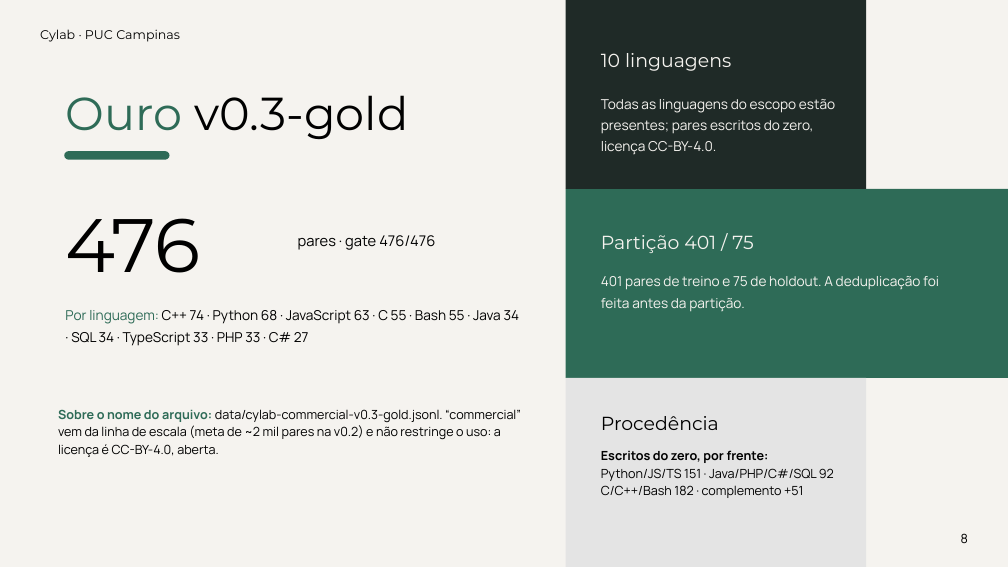
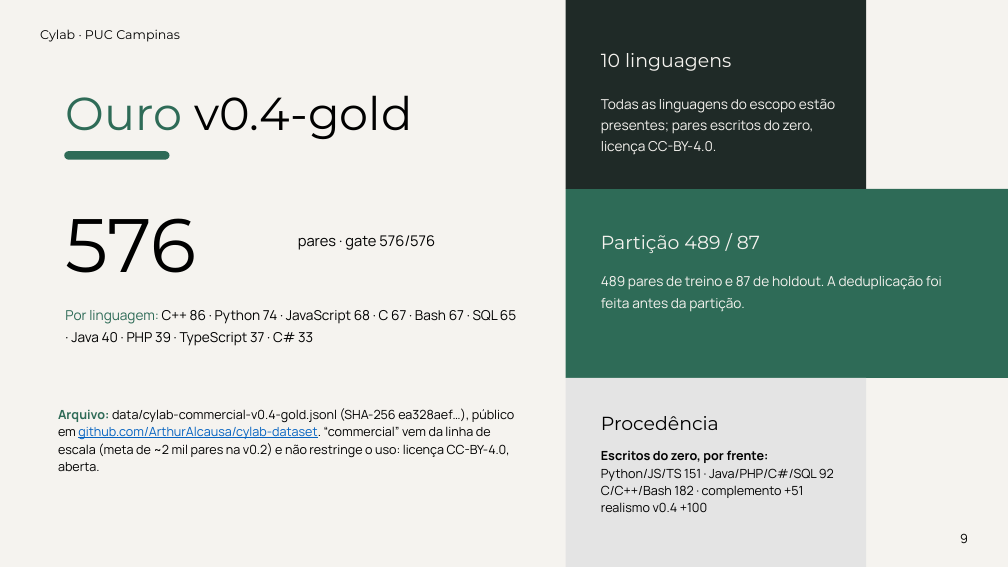
Before and after one commit to ArthurAlcausa/cylab-dataset, a slide deck: slide 9 of seminar/CYLAB_SEMINARIO_PUC.pptx (slide 8 before the commit). Drawn at 1008x567 pixels with LibreOffice and Linux fonts; fonts in the diff are those of the drawing. Boxes give left, top, right and bottom in pixels: in the first picture for what was removed or moved away, otherwise in the second. Text is boxed around its words. In the diff, an @@ line names an element or a change of style, - is before the commit and + after.

Commit message:
seminar: slides PUC v0.4-gold (576 pares, metodologia, diagrama)
Atualiza PPTX+PDF do seminário: v0.4-gold, slide de metodologia,
funil +100 realismo, arquitetura com logos sem banner FINAL.

```diff
--- a/seminar/CYLAB_SEMINARIO_PUC.pptx
+++ b/seminar/CYLAB_SEMINARIO_PUC.pptx
@@ text at bbox=[65, 95, 412, 139]: text changed @@
-Ouro v0.3-gold
+Ouro v0.4-gold
@@ text at bbox=[65, 218, 196, 273]: text changed @@
-476
+576
@@ text at bbox=[298, 235, 435, 250]: text changed @@
-pares · gate 476/476
+pares · gate 576/576
@@ text at bbox=[601, 235, 760, 253]: text changed @@
-Partição 401 / 75
+Partição 489 / 87
@@ text at bbox=[601, 276, 942, 312]: text changed @@
-401 pares de treino e 75 de holdout. A deduplicação foi feita antes da partição.
+489 pares de treino e 87 de holdout. A deduplicação foi feita antes da partição.
@@ text at bbox=[65, 310, 516, 346]: text changed @@
-Por linguagem: C++ 74 · Python 68 · JavaScript 63 · C 55 · Bash 55 · Java 34 · SQL 34 · TypeScript 33 · PHP 33 · C# 27
+Por linguagem: C++ 86 · Python 74 · JavaScript 68 · C 67 · Bash 67 · SQL 65 · Java 40 · PHP 39 · TypeScript 37 · C# 33
@@ text at bbox=[58, 408, 514, 471]: text changed @@
-Sobre o nome do arquivo: data/cylab-commercial-v0.3-gold.jsonl. “commercial” vem da linha de escala (meta de ~2 mil pares na v0.2) e não restringe o uso: a licença é CC-BY-4.0, aberta.
+Arquivo: data/cylab-commercial-v0.4-gold.jsonl (SHA-256 ea328aef…), público em github.com/ArthurAlcausa/cylab-dataset. “commercial” vem da linha de escala (meta de ~2 mil pares na v0.2) e não restringe o uso: licença CC-BY-4.0, aberta.
@@ text at bbox=[601, 502, 708, 512]: paragraph added @@
+realismo v0.4 +100
@@ text at bbox=[960, 533, 968, 543]: text changed @@
-8
+9
```
Also in this commit, not shown: 10 other slides changed, 1 slide added, 1 other file.
